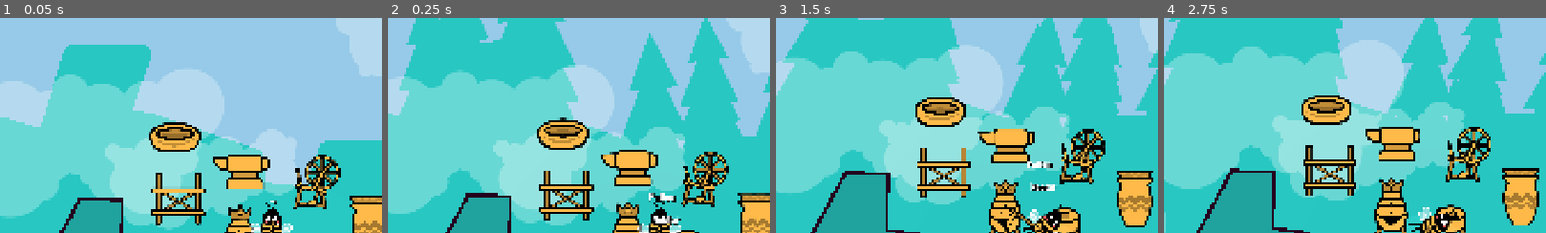
Above: before the commit, frames 1-4 (left to right).
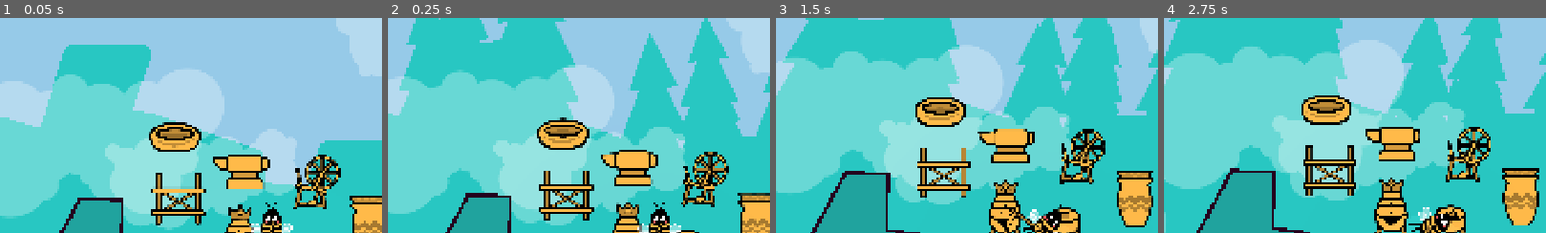
Above: after the commit, the same moments.

Repository: anttihaavikko/slumgum-waggle-dance
Game: Godot game, scene res://Scenes/main.tscn
Same seed, same stepped clock (60 frames per second), same inputs: the game is played once before the commit and once after it.
Inputs (mouse positions are % of the whole screen's width and height, from its top left):
- Up to frame 1 (0.05 s): no input
- Up to frame 2 (0.25 s): no input
- Up to frame 3 (1.5 s): tap Enter at 0.5 s; move the mouse to (72, 45) at 0.52 s; hold D (right) 0.53-1.28 s; right-click (72, 45) at 0.6 s; click (72, 45) at 0.67 s; move the mouse to (30, 55) at 1.27 s; hold S (brake) from 1.28 s (still down); click (30, 55) at 1.35 s
- Up to frame 4 (2.75 s): move the mouse to (60, 28) at 2.02 s; release S (brake) at 2.03 s; hold D (right) from 2.03 s (still down); hold Shift (shift) from 2.03 s (still down)
The pictures show only the part of the screen within x 14-64%, y 2-52%; the shares and areas given below are measured in that part.

The runs differ from the first frame. In frame 1, less than 0.1% of the frame differs, in the area x 70-74%, y 84-97%; in frame 2, 0.4%, in the area x 68-77%, y 81-97%; in frame 3, 0.4%; in frame 4, nothing differs.

Commit message:
Set inventory announcing after initial setup

Diff:
--- a/Scenes/main.tscn
+++ b/Scenes/main.tscn
@@ -1205,7 +1205,6 @@
 script = ExtResource("19_hibaj")
 slot_prefab = ExtResource("20_hibaj")
 manager = NodePath("../../../ItemManager")
-announces = true
 
 [node name="SubViewportContainer" type="SubViewportContainer" parent="HUD" unique_id=1161880959]
 visible = false
--- a/Scripts/bee.gd
+++ b/Scripts/bee.gd
@@ -48,6 +48,7 @@
 	lander.body_entered.connect(land)
 	lander.body_exited.connect(func(_o): landed = false)
 	body.body_entered.connect(collide)
+	inventory.announces = true
 
 func throw(prefab: PackedScene):
 	var obj = prefab.instantiate() as RigidBody2D
--- a/Scripts/inventory.gd
+++ b/Scripts/inventory.gd
@@ -2,8 +2,8 @@
 
 @export var slot_prefab: PackedScene
 @export var manager: ItemManager
-@export var announces := false
 
+var announces := false
 var slots: Array[Slot] = []
 var focused := 0
 var other: Inventory
Not shown, changed: Misc/art.afdesign~lock~
